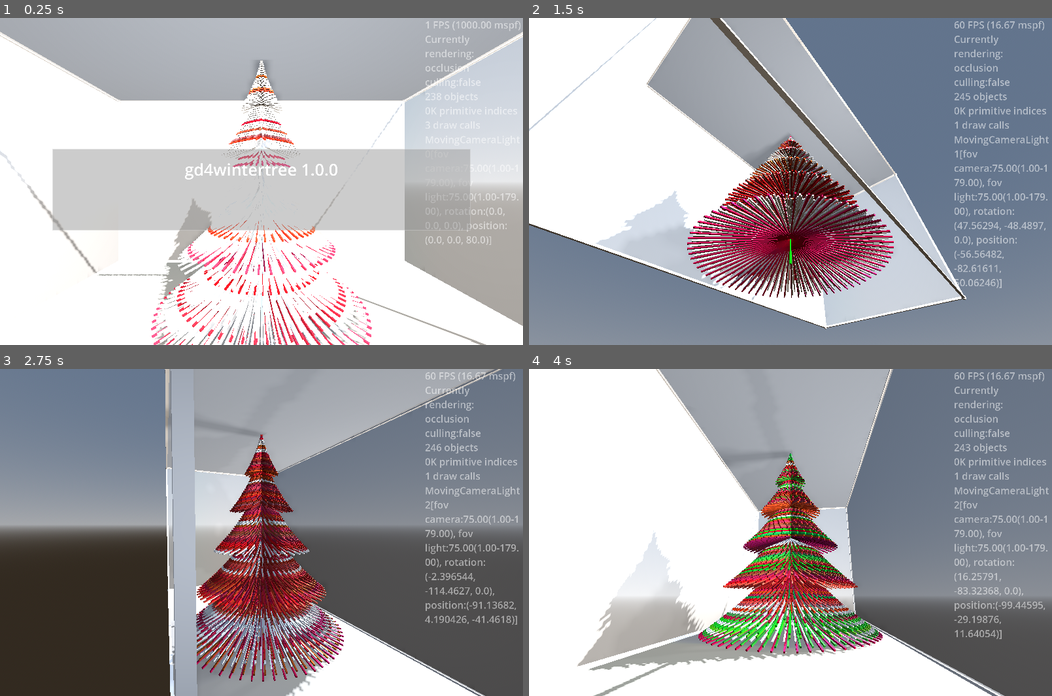
Above: before the commit, frames 1-4 (two rows, left to right).
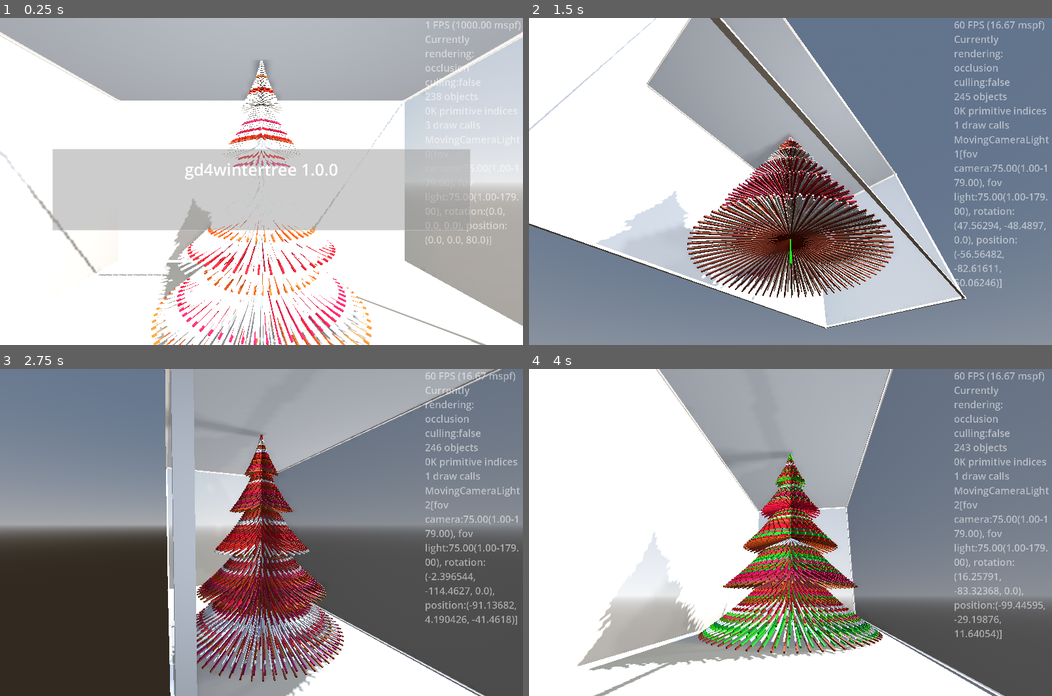
Above: after the commit, the same moments.

Repository: kasworld/gd4wintertree
Game: Godot game, scene res://main.tscn
Same seed, same stepped clock (60 frames per second), same inputs: the game is played once before the commit and once after it.
Inputs (mouse positions are in pixels of both pictures, inside the frame that each line leads up to):
- Up to frame 1 (0.25 s): no input
- Up to frame 2 (1.5 s): tap Enter at 0.5 s; move the mouse to (905, 165) at 0.52 s; hold Right 0.53-1.28 s; tap Q at 0.6 s; click (905, 165) at 0.67 s; move the mouse to (685, 197) at 1.27 s; hold Down from 1.28 s (still down); tap E at 1.35 s
- Up to frame 3 (2.75 s): move the mouse to (313, 460) at 2.02 s; release Down at 2.03 s; hold Right from 2.03 s (still down); tap Enter at 2.1 s
- Up to frame 4 (4 s): move the mouse to (764, 597) at 2.77 s; release Right at 2.78 s; hold Up 2.78-3.53 s; tap Q at 2.85 s; click (764, 597) at 2.92 s; move the mouse to (947, 581) at 3.52 s; hold Left from 3.53 s (still down); tap E at 3.6 s

The runs differ from the first frame. In frame 1, 1.9% of the frame differs, in the area x 28-72%, y 21-100%; in frame 2, 4.0%; in frame 3, 4.8%; in frame 4, 5.8%, in the area x 32-68%, y 25-87%.

Commit message:
add RandomColor

Diff:
--- /dev/null
+++ b/lib/random_color.gd
@@ -0,0 +1,32 @@
+class_name RandomColor
+
+static func green_rate(rate :float=0.6) -> Color:
+	return Color(randf_range(0,1-rate),randf_range(rate,1.0),randf_range(0,1-rate))
+static func red_rate(rate :float=0.6) -> Color:
+	return Color(randf_range(rate,1.0),randf_range(0,1-rate),randf_range(0,1-rate))
+static func blue_rate(rate :float=0.6) -> Color:
+	return Color(randf_range(0,1-rate),randf_range(0,1-rate),randf_range(rate,1.0))
+
+static func green_pure() -> Color:
+	return Color(0,randf(),0)
+static func red_pure() -> Color:
+	return Color(randf(),0,0)
+static func blue_pure() -> Color:
+	return Color(0,0,randf())
+
+## all random color use rate_color([],0)
+static func rate_color(high_index_list :Array, rate :float=0.6) -> Color:
+	var rtn := Color(0,0,0)
+	for i in high_index_list: # make high
+		rtn[i] = randf_range(rate,1.0)
+	for i in 3: # make low
+		if rtn[i] == 0.0:
+			rtn[i] = randf_range(0,1-rate)
+	return rtn
+
+static func pure_color(index_list :Array) -> Color:
+	var rtn := Color(0,0,0)
+	var v := randf()
+	for i in index_list:
+		rtn[i] = v
+	return rtn
--- a/main.gd
+++ b/main.gd
@@ -59,7 +59,7 @@
 func linetree_color_animate2() -> void:
 	var lines :MultiMeshShape = $LineTree.get_lines()
 	var a :Array = line_tree_inst_index.pick_random()
-	var co :Color = random_rate_color([rgb_index]) #  random_green_rate(0.6)
+	var co :Color = RandomColor.rate_color([rgb_index])
 	for i in a:
 		lines.set_inst_color(i, co)
 	change_count +=1
@@ -70,36 +70,6 @@
 
 func random_color() -> Color:
 	return NamedColorList.color_list.pick_random()[0]
-
-func random_green_rate(rate :float=0.6) -> Color:
-	return Color(randf_range(0,1-rate),randf_range(rate,1.0),randf_range(0,1-rate))
-func random_red_rate(rate :float=0.6) -> Color:
-	return Color(randf_range(rate,1.0),randf_range(0,1-rate),randf_range(0,1-rate))
-func random_blue_rate(rate :float=0.6) -> Color:
-	return Color(randf_range(0,1-rate),randf_range(0,1-rate),randf_range(rate,1.0))
-
-func random_rate_color(high_index_list :Array, rate :float=0.6) -> Color:
-	var rtn := Color(0,0,0)
-	for i in high_index_list: # make high
-		rtn[i] = randf_range(rate,1.0)
-	for i in 3: # make low
-		if rtn[i] == 0.0:
-			rtn[i] = randf_range(0,1-rate)
-	return rtn
-
-func random_pure_color(index_list :Array) -> Color:
-	var rtn := Color(0,0,0)
-	var v := randf()
-	for i in index_list:
-		rtn[i] = v
-	return rtn
-
-func random_green_pure() -> Color:
-	return Color(0,randf(),0)
-func random_red_pure() -> Color:
-	return Color(randf(),0,0)
-func random_blue_pure() -> Color:
-	return Color(0,0,randf())
 
 
 func _process(_delta: float) -> void:
Not shown, added: lib/random_color.gd.uid
